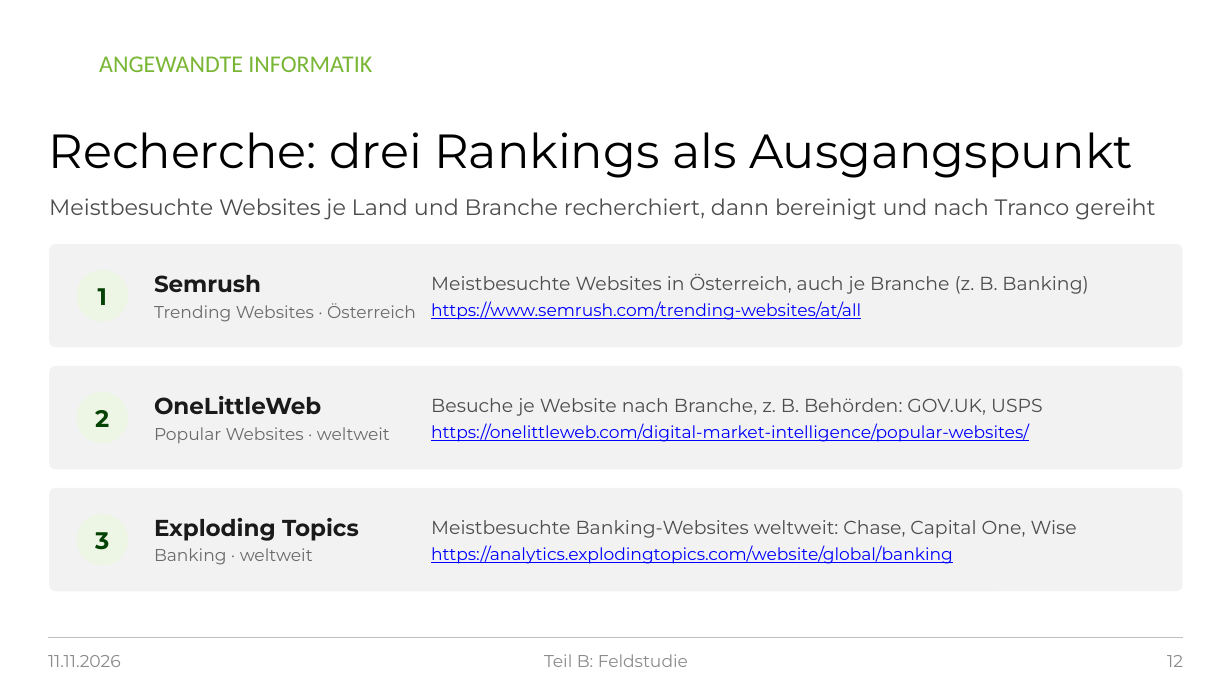
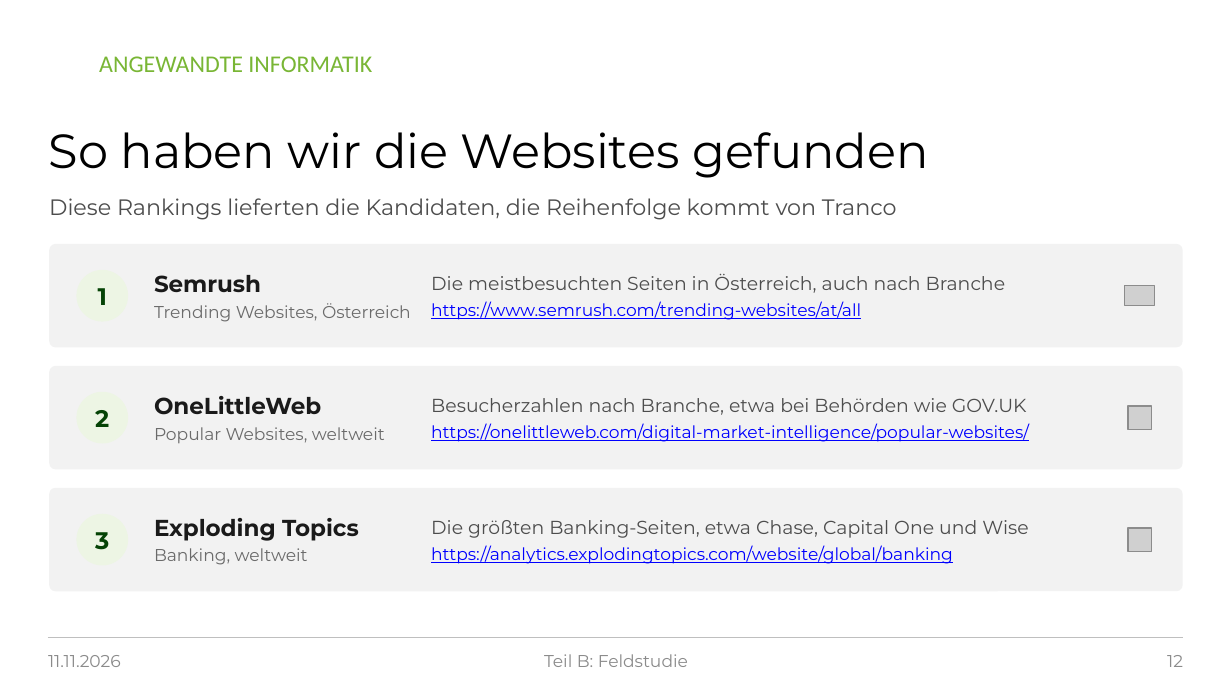
Before and after one commit to raphi98/singer-postquantum-experiment, a slide deck: slide 12 of praesentation/PQ-TLS_Praesentation_2026-11-11.pptx. Drawn at 1232x693 pixels with LibreOffice and Linux fonts; fonts in the diff are those of the drawing; grey boxes stand for pictures; background and template pictures are left out. Boxes give left, top, right and bottom in pixels: in the first picture for what was removed or moved away, otherwise in the second. Text is boxed around its words. In the diff, an @@ line names an element or a change of style, - is before the commit and + after.

```diff
--- a/praesentation/PQ-TLS_Praesentation_2026-11-11.pptx
+++ b/praesentation/PQ-TLS_Praesentation_2026-11-11.pptx
@@ title at (49, 132, 928, 178): text changed @@
-Recherche: drei Rankings als Ausgangspunkt
+So haben wir die Websites gefunden
@@ text at (49, 198, 897, 220): text changed @@
-Meistbesuchte Websites je Land und Branche recherchiert, dann bereinigt und nach Tranco gereiht
+Diese Rankings lieferten die Kandidaten, die Reihenfolge kommt von Tranco
@@ text at (431, 274, 1005, 293): text changed @@
-Meistbesuchte Websites in Österreich, auch je Branche (z. B. Banking)
+Die meistbesuchten Seiten in Österreich, auch nach Branche
@@ picture added at (1125, 286, 1154, 306) @@
@@ text at (154, 303, 411, 322): text changed @@
-Trending Websites · Österreich
+Trending Websites, Österreich
@@ text at (431, 398, 1027, 415): text changed @@
-Besuche je Website nach Branche, z. B. Behörden: GOV.UK, USPS
+Besucherzahlen nach Branche, etwa bei Behörden wie GOV.UK
@@ picture added at (1127, 405, 1151, 429) @@
@@ text at (154, 427, 385, 443): text changed @@
-Popular Websites · weltweit
+Popular Websites, weltweit
@@ text at (431, 520, 1028, 538): text changed @@
-Meistbesuchte Banking-Websites weltweit: Chase, Capital One, Wise
+Die größten Banking-Seiten, etwa Chase, Capital One und Wise
@@ picture added at (1127, 529, 1151, 552) @@
@@ text at (154, 548, 308, 565): text changed @@
-Banking · weltweit
+Banking, weltweit
```
Also in this commit, not shown: 22 other slides changed, 2 other files.
